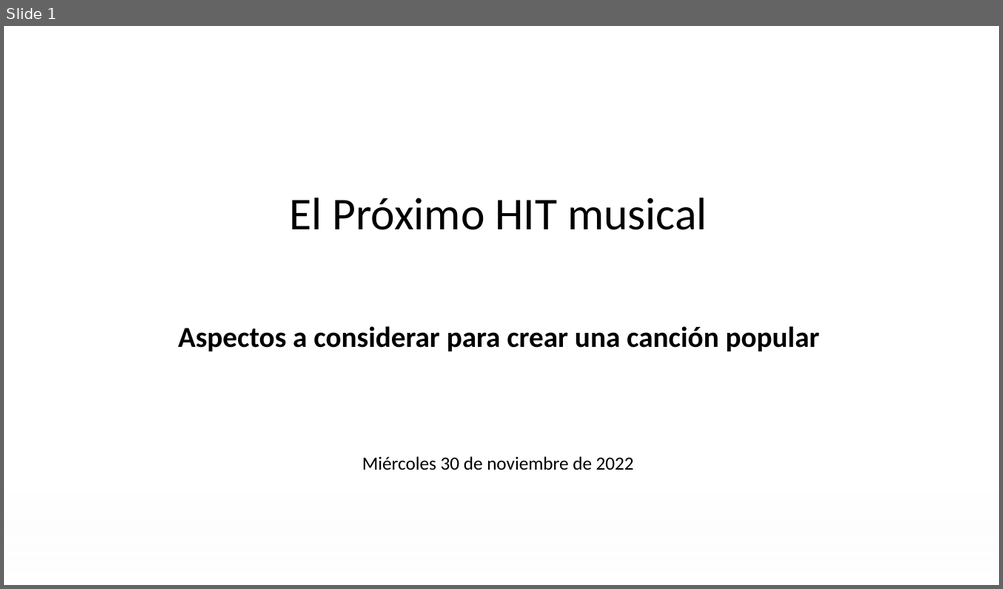
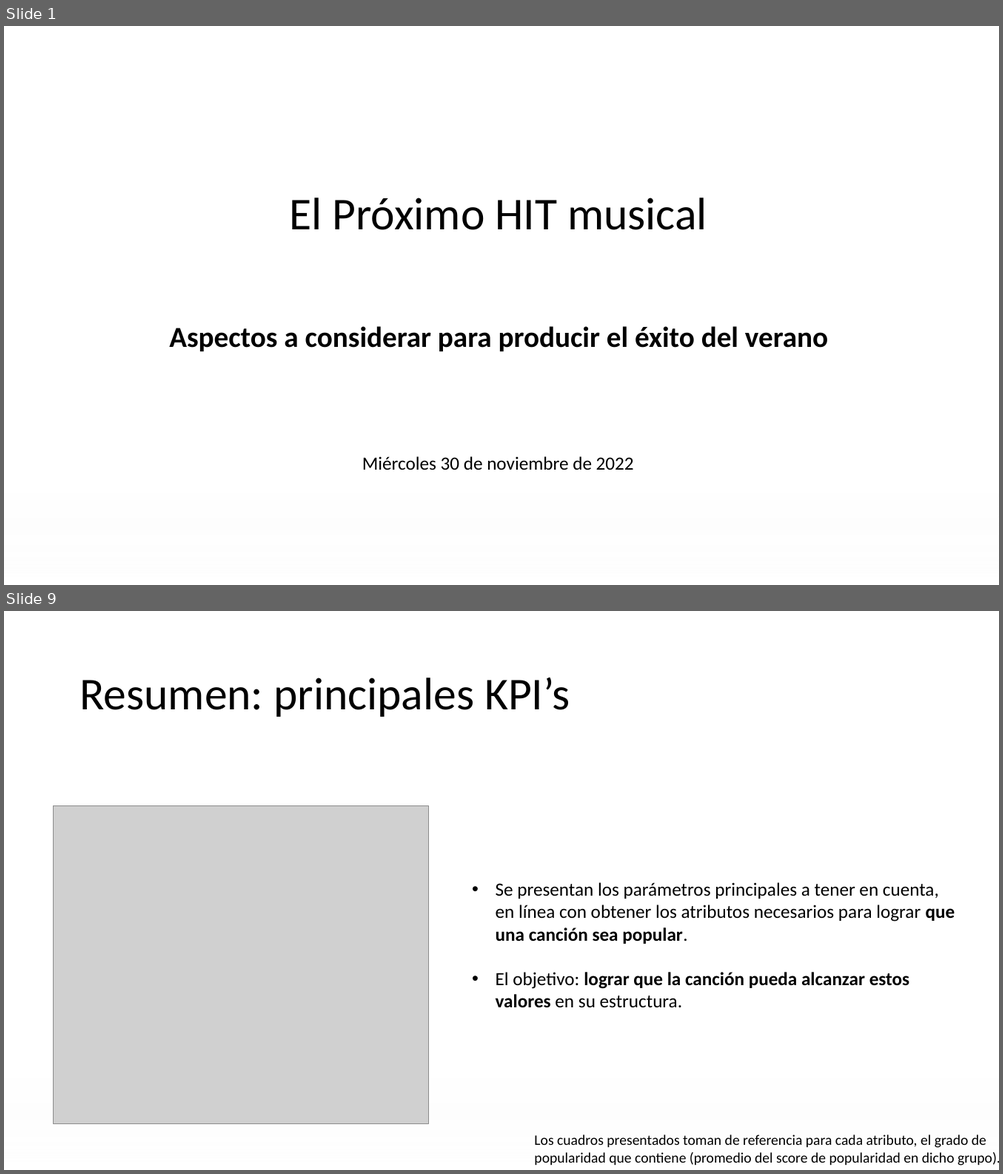
Before and after one commit to federicovalino/Summer_Song_BI, a slide deck: visualization/PresentaciónObligatorio.pptx. Shown one above the other, each under a label of ours: slide 1 before the commit, slides 1 and 9 after it; the slides between them are not shown. The pictures are 1003x589 and 1003x1174 pixels, drawn with LibreOffice and Linux fonts; fonts in the diff are those of the drawing; grey boxes stand for pictures; background and template pictures are left out. Boxes give left, top, right and bottom in pixels: in the first picture for what was removed or moved away, otherwise in the second. Text is boxed around its words. In the diff, an @@ line names an element or a change of style, - is before the commit and + after.

```diff
--- a/visualization/PresentaciónObligatorio.pptx
+++ b/visualization/PresentaciónObligatorio.pptx
@@ slide 9 added at <box>4,611,999,1170</box>, background picture (left out); not listed: 1 template element that a slide beside it also shows @@
@@ title added at <box>79,678,569,717</box>, 44 pt, text #000000 @@
+Resumen: principales KPI’s
@@ picture added at <box>54,806,429,1125</box> @@
@@ text added at <box>495,883,955,1008</box>, 18 pt, text #000000 @@
+• Se presentan los parámetros principales a tener en cuenta, en línea con obtener los atributos necesarios para lograr que una canción sea popular.
+• El objetivo: lograr que la canción pueda alcanzar estos valores en su estructura.
@@ text added at <box>534,1135,999,1166</box>, 14 pt, text #000000 @@
+Los cuadros presentados toman de referencia para cada atributo, el grado de popularidad que contiene (promedio del score de popularidad en dicho grupo).
@@ slide 1 changed as well @@
@@ text at <box>169,326,828,352</box>: text changed @@
-Aspectos a considerar para crear una canción popular
+Aspectos a considerar para producir el éxito del verano
```
Also in this commit, not shown: 8 other slides added, 17 slides removed.
